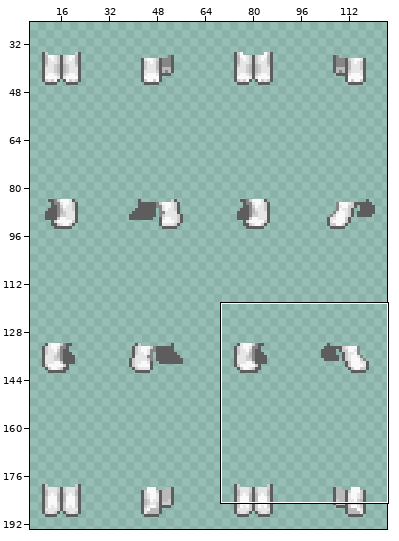
Sprite sheet, stored at FreshmanRPG/GameClient-desktop/ui-data/pants/pants_white.png. The picture above shows the old version from afar; the outline marks the close-up.
Close-up. Earlier state:
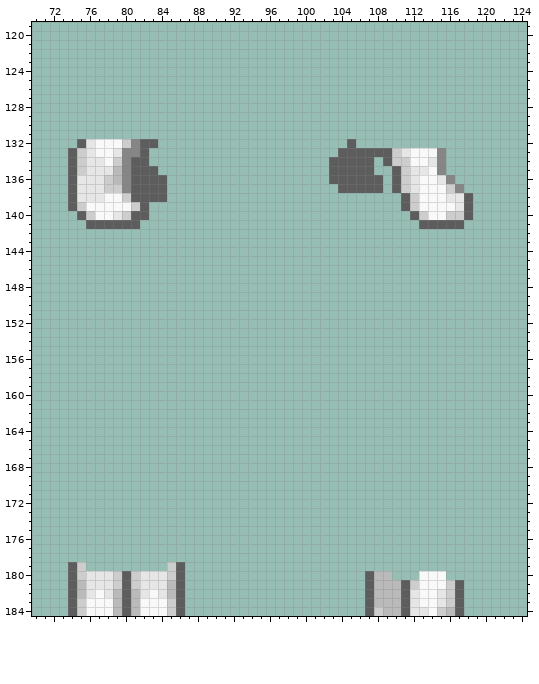
The file is 130x194 pixels. Colours within 5 levels of each other are drawn and written as one. Shown: x 70..124, y 119..184. The wide view leaves out empty margins. The commit also changed other parts of the picture, which this record leaves out.
The same view after the edit:
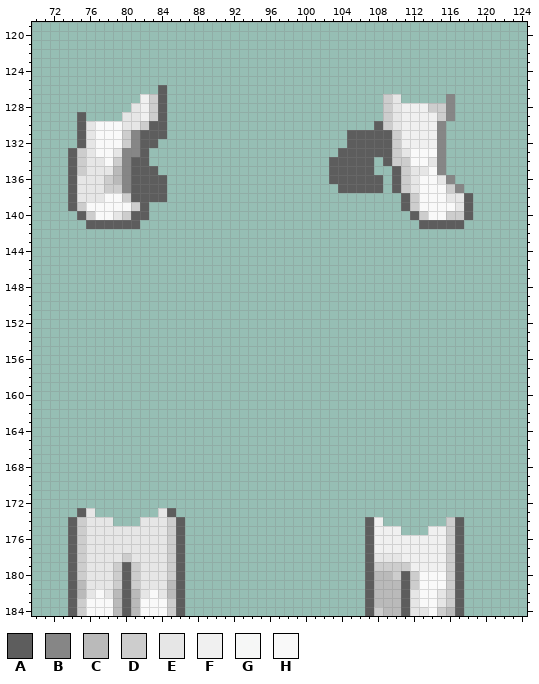
Palette (. is transparent): A #5d5d5d  B #868686  C #bababa  D #cdcdcd  E #e6e6e6  F #f0f0f0  G #f9f9f9f7  H #f9f9f9
What changed:
y 126: x 84 . -> A
y 127: x 82..84 ... -> FDA; x 109..110 .. -> DE; x 116 . -> B
y 128: x 81..84 .... -> EFDA; x 109..116 ........ -> DEFFFDDB
y 129: x 75 . -> A; x 80..84 ..... -> EEFDA; x 109..116 ........ -> DEFFFFDB
y 130: x 75..84 .......... -> AEHHHEEDAA; x 108..115 ........ -> ADEFFFFB
y 131: x 75..84 .......... -> AEHHHDBAAA; x 105..115 ........... -> AAAAADFFFFB
y 132: x 106..115 .......... -> AAAADFFFFB
y 133: x 114 G -> H
y 173: x 75..76 .. -> AE; x 84..85 .. -> EA
y 174: x 74..78 ..... -> ADEEE; x 82..86 ..... -> EEEDA; x 107..108 .. -> AF; x 116..117 .. -> DA
y 175: x 74..86 ............. -> ADEEEEEEEEEDA; x 107..110 .... -> AFFF; x 114..117 .... -> FFDA
y 176..177: x 74..86 ............. -> ADEEEEEEEEEDA; x 107..117 ........... -> AFFFFFFFFDA
y 178: x 74..86 ............. -> ADEEEEDEEEEDA; x 107..117 ........... -> AEEEFFFFFDA
y 179: x 76..84 ......... -> EEEDADEEE; x 107..117 ........... -> ADDDDFFFFDA
y 180: x 110..112 ... -> DAD; x 116..117 .. -> DA
Boxes around the changes in both close-ups, in picture pixels (x1, y1, x2, y2):
added: (77, 85, 167, 139)
changed: (347, 94, 455, 157)
added: (68, 508, 185, 571)
added: (365, 517, 464, 580)
